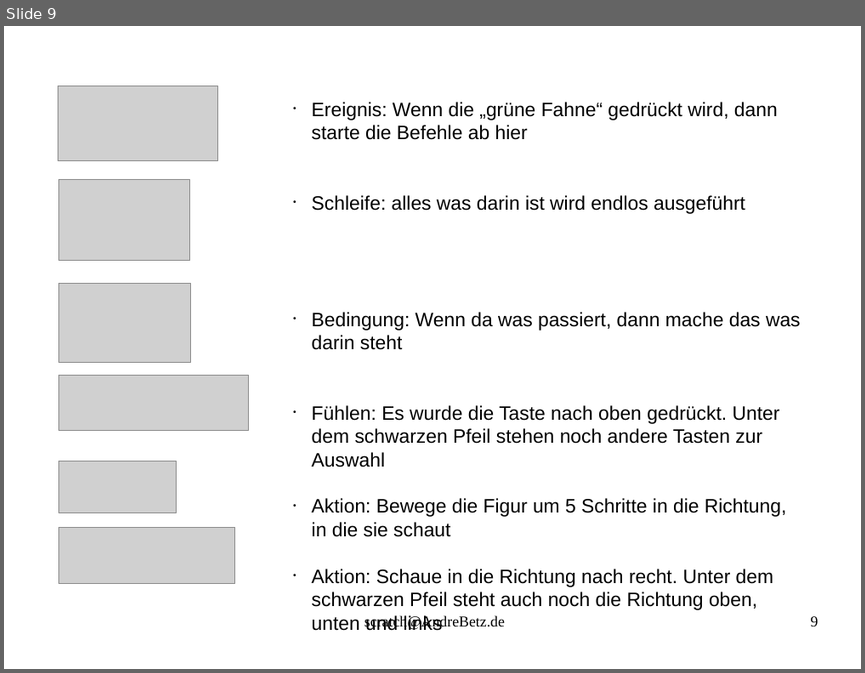
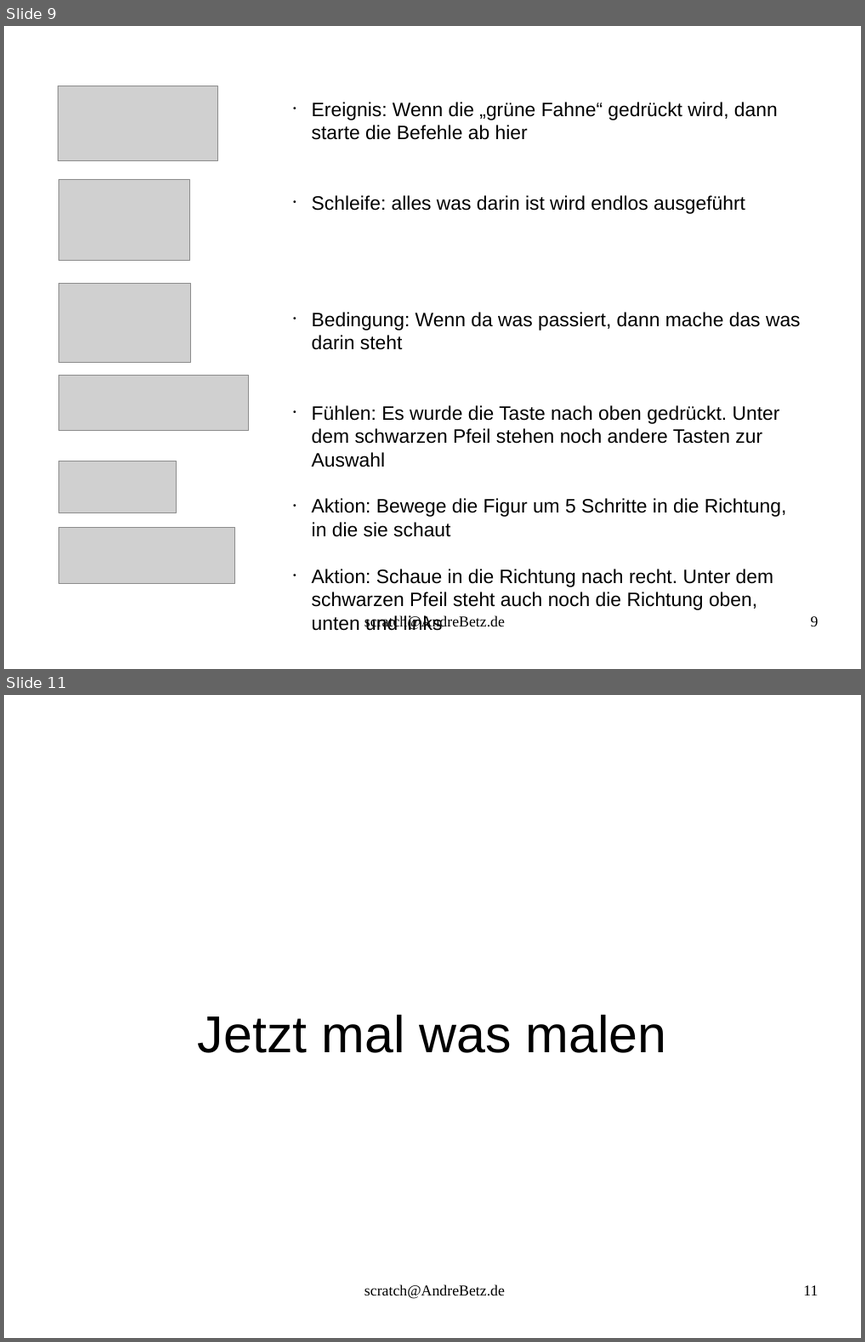
Before and after one commit to sky4walk/documents, a slide deck: ProgrammierkursScratchSpiel.odp. Shown one above the other, each under a label of ours: slide 9 before the commit, slides 9 and 11 after it; the slides between them are not shown. The pictures are 865x673 and 865x1342 pixels, drawn with LibreOffice and Linux fonts; fonts in the diff are those of the drawing; grey boxes stand for pictures. Boxes give left, top, right and bottom in pixels: in the first picture for what was removed or moved away, otherwise in the second. Text is boxed around its words. In the diff, an @@ line names an element or a change of style, - is before the commit and + after.

```diff
--- a/ProgrammierkursScratchSpiel.odp
+++ b/ProgrammierkursScratchSpiel.odp
@@ slide 11 added at (4, 695, 861, 1338), background #FFFFFF @@
@@ text added at (198, 1014, 667, 1053), 48 pt, text #000000 @@
+Jetzt mal was malen
@@ text added at (364, 1284, 505, 1299), 14 pt, text #000000 @@
+scratch@AndreBetz.de
@@ page number added at (803, 1285, 817, 1295), 14 pt, text #000000 @@
+11
```
Also in this commit, not shown: 8 other slides added, 1 other file.
